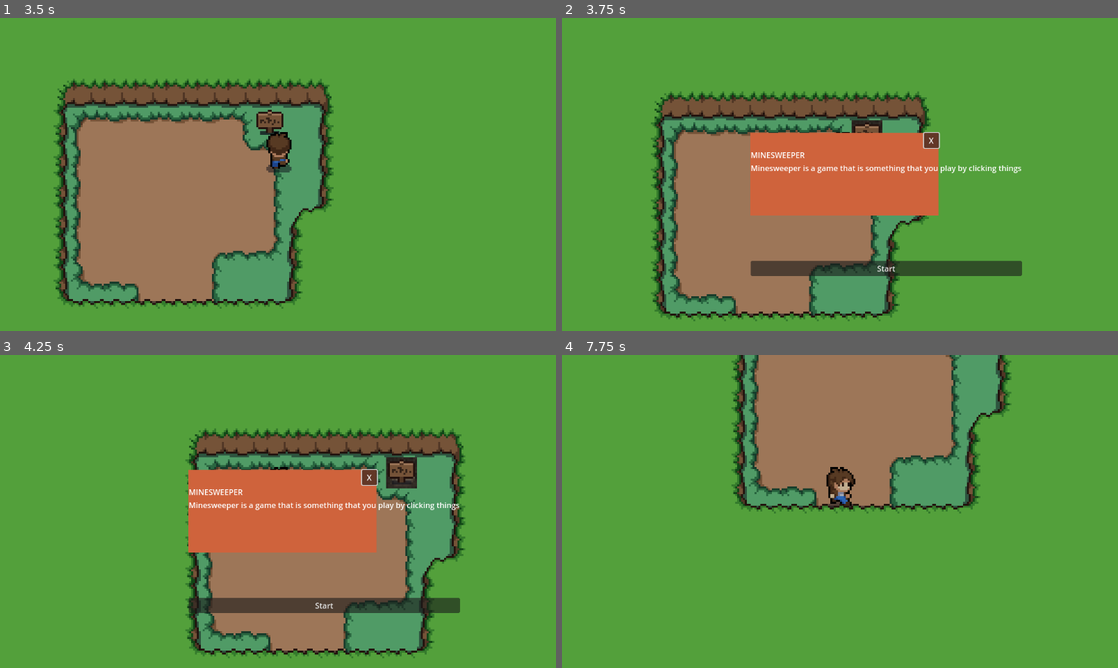
Above: before the commit, frames 1-4 (two rows, left to right).
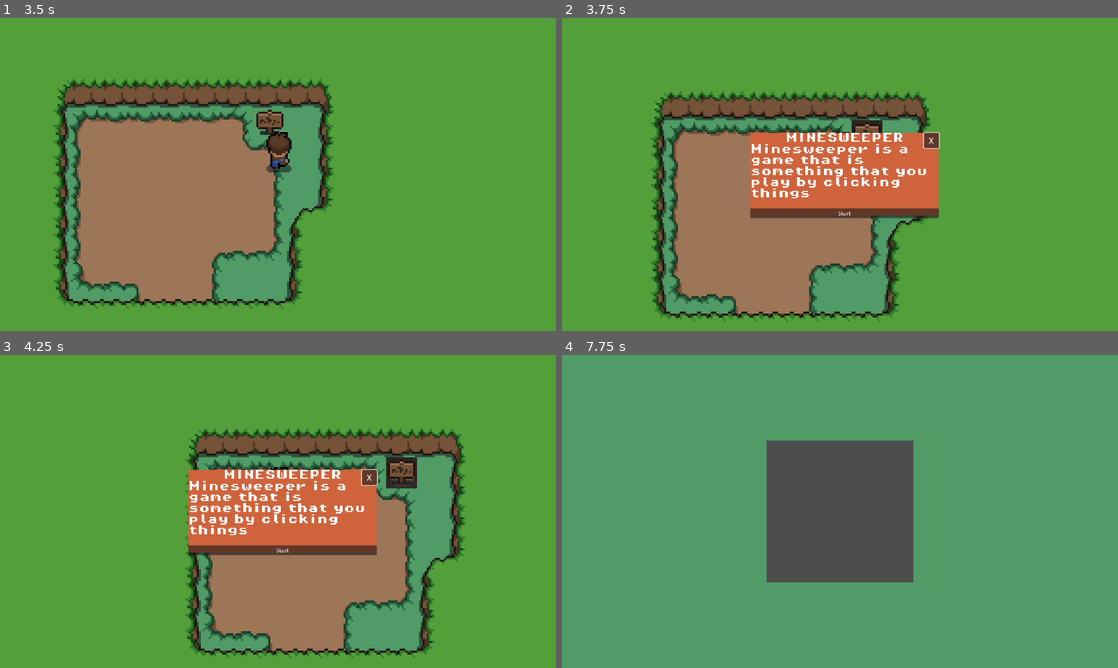
Above: after the commit, the same moments.

Repository: jo9182/Firestarter
Game: Godot game, scene res://scenes/cliffside.tscn
Same seed, same stepped clock (60 frames per second), same inputs: the game is played once before the commit and once after it. This scene is started directly instead of the project's main scene.
Inputs (mouse positions are in pixels of both pictures, inside the frame that each line leads up to):
- Up to frame 1 (3.5 s): hold Right (right) 0.53-1.28 s; hold Z (interact) 0.53-1.28 s; hold Down (down) 1.28-2.03 s; tap Z (interact) at 1.35, 2.85 s; hold Right (right) 2.03-2.78 s; hold Z (interact) 2.03-2.78 s; tap Enter at 2.75 s; hold Up (up) from 2.78 s (still down)
- Up to frame 2 (3.75 s): release Up (up) at 3.53 s; hold Left (left) from 3.53 s (still down); hold Z (interact) from 3.53 s (still down)
- Up to frame 3 (4.25 s): keep holding Left (left); keep holding Z (interact)
- Up to frame 4 (7.75 s): release Left (left) at 4.25 s; release Z (interact) at 4.25 s; click "X" at 4.25 s; click (845, 549) at 5 s, where only the run after the commit has a clickable "Start"; tap Space at 5.75 s; hold Left (left) 5.78-6.53 s; tap Z (interact) at 5.85, 7.35 s; hold Down (down) 6.53-7.28 s; hold Z (interact) 6.53-7.28 s; hold Right (right) from 7.28 s (still down)

Frame 1 is identical in both runs. In frame 2, 5.6% of the frame differs, in the area x 33-83%, y 36-83%; in frame 3, 5.6%; in frame 4, 96%, in the area x 0-100%, y 0-100%.

Commit message:
Worked on more popups

Diff:
--- a/scenes/popups/camp_pop.tscn
+++ b/scenes/popups/camp_pop.tscn
@@ -1,7 +1,16 @@
-[gd_scene load_steps=3 format=3 uid="uid://dfobw7pyl4q8g"]
+[gd_scene load_steps=6 format=3 uid="uid://c5hmc8od6bsij"]
 
-[ext_resource type="Script" uid="uid://cabijglewlv2x" path="res://camp_pop.gd" id="1_8rjhs"]
+[ext_resource type="Script" path="res://camp_pop.gd" id="1_8rjhs"]
+[ext_resource type="FontFile" uid="uid://1o4462pcke6p" path="res://sprites/font/PixelOperator8-Bold.ttf" id="2_rv16w"]
 [ext_resource type="Script" uid="uid://b1givql6054oe" path="res://scenes/popups/clifffbutton.gd" id="2_t0jex"]
+
+[sub_resource type="LabelSettings" id="LabelSettings_4rjet"]
+font = ExtResource("2_rv16w")
+font_size = 32
+
+[sub_resource type="LabelSettings" id="LabelSettings_emii7"]
+font = ExtResource("2_rv16w")
+font_size = 24
 
 [node name="camp_pop" type="Control"]
 z_index = 20
@@ -26,6 +35,40 @@
 scale = Vector2(9.76211, 4.26824)
 color = Color(0.809982, 0.388597, 0.235883, 1)
 
+[node name="VBoxContainer" type="VBoxContainer" parent="CanvasLayer"]
+z_index = 3
+offset_left = 391.0
+offset_top = 248.0
+offset_right = 953.0
+offset_bottom = 519.0
+scale = Vector2(0.693035, 0.592321)
+size_flags_horizontal = 4
+size_flags_vertical = 4
+metadata/_edit_use_anchors_ = true
+
+[node name="volLabel" type="Label" parent="CanvasLayer/VBoxContainer"]
+layout_mode = 2
+text = "Build your fire"
+label_settings = SubResource("LabelSettings_4rjet")
+horizontal_alignment = 1
+
+[node name="volLabel2" type="Label" parent="CanvasLayer/VBoxContainer"]
+custom_minimum_size = Vector2(200, 200)
+layout_direction = 2
+layout_mode = 2
+size_flags_vertical = 6
+text = "Following the guide of your manual you will need to place the items in your inventory in the correct order to successfully build the fire."
+label_settings = SubResource("LabelSettings_emii7")
+vertical_alignment = 1
+autowrap_mode = 3
+
+[node name="start" type="Button" parent="CanvasLayer/VBoxContainer"]
+layout_mode = 2
+theme_override_fonts/font = ExtResource("2_rv16w")
+text = "Start
+"
+script = ExtResource("2_t0jex")
+
 [node name="Button" type="Button" parent="CanvasLayer"]
 z_index = 3
 custom_minimum_size = Vector2(30, 0)
@@ -35,31 +78,5 @@
 offset_bottom = 269.0
 text = "X"
 
-[node name="VBoxContainer" type="VBoxContainer" parent="CanvasLayer"]
-z_index = 3
-offset_left = 391.0
-offset_top = 272.0
-offset_right = 953.0
-offset_bottom = 370.0
-size_flags_horizontal = 4
-size_flags_vertical = 4
-
-[node name="volLabel" type="Label" parent="CanvasLayer/VBoxContainer"]
-layout_mode = 2
-text = "Build your fire"
-
-[node name="volLabel2" type="Label" parent="CanvasLayer/VBoxContainer"]
-custom_minimum_size = Vector2(200, 200)
-layout_direction = 2
-layout_mode = 2
-text = "Following the guide of your manual you will need to place the items in your inventory in the correct order to successfully build the fire."
-autowrap_mode = 3
-
-[node name="start" type="Button" parent="CanvasLayer/VBoxContainer"]
-layout_mode = 2
-text = "Start
-"
-script = ExtResource("2_t0jex")
-
+[connection signal="pressed" from="CanvasLayer/VBoxContainer/start" to="." method="_on_start_pressed"]
 [connection signal="pressed" from="CanvasLayer/Button" to="." method="_on_button_pressed"]
-[connection signal="pressed" from="CanvasLayer/VBoxContainer/start" to="." method="_on_start_pressed"]
--- a/scenes/popups/cliffside_pop.tscn
+++ b/scenes/popups/cliffside_pop.tscn
@@ -1,7 +1,16 @@
-[gd_scene load_steps=3 format=3 uid="uid://00vdw4hk066k"]
+[gd_scene load_steps=6 format=3 uid="uid://00vdw4hk066k"]
 
-[ext_resource type="Script" uid="uid://d2j7vjdjhovn5" path="res://scenes/popups/cliffside_pop.gd" id="1_8f5j7"]
+[ext_resource type="Script" path="res://scenes/popups/cliffside_pop.gd" id="1_8f5j7"]
 [ext_resource type="Script" uid="uid://b1givql6054oe" path="res://scenes/popups/clifffbutton.gd" id="2_8f5j7"]
+[ext_resource type="FontFile" uid="uid://1o4462pcke6p" path="res://sprites/font/PixelOperator8-Bold.ttf" id="2_vvvlh"]
+
+[sub_resource type="LabelSettings" id="LabelSettings_17kuy"]
+font = ExtResource("2_vvvlh")
+font_size = 32
+
+[sub_resource type="LabelSettings" id="LabelSettings_5p87m"]
+font = ExtResource("2_vvvlh")
+font_size = 32
 
 [node name="Cliffside_pop" type="Control"]
 z_index = 20
@@ -37,22 +46,27 @@
 
 [node name="VBoxContainer" type="VBoxContainer" parent="CanvasLayer"]
 z_index = 3
-offset_left = 391.0
-offset_top = 272.0
-offset_right = 953.0
-offset_bottom = 370.0
+offset_left = 390.0
+offset_top = 238.0
+offset_right = 952.0
+offset_bottom = 500.0
+scale = Vector2(0.695328, 0.650893)
 size_flags_horizontal = 4
-size_flags_vertical = 4
+size_flags_vertical = 6
+metadata/_edit_use_anchors_ = true
 
 [node name="volLabel" type="Label" parent="CanvasLayer/VBoxContainer"]
 layout_mode = 2
 text = "MINESWEEPER"
+label_settings = SubResource("LabelSettings_17kuy")
+horizontal_alignment = 1
 
 [node name="volLabel2" type="Label" parent="CanvasLayer/VBoxContainer"]
 custom_minimum_size = Vector2(200, 200)
 layout_direction = 2
 layout_mode = 2
 text = "Minesweeper is a game that is something that you play by clicking things"
+label_settings = SubResource("LabelSettings_5p87m")
 autowrap_mode = 3
 
 [node name="start" type="Button" parent="CanvasLayer/VBoxContainer"]
Not shown: 1 places in scenes/popups/balls_&_cups.tscn that only renumber resources
Not shown: 1 places in scenes/popups/build_a_fire.tscn that only renumber resources
Not shown: 1 places in scenes/popups/river_pop.tscn that only renumber resources
